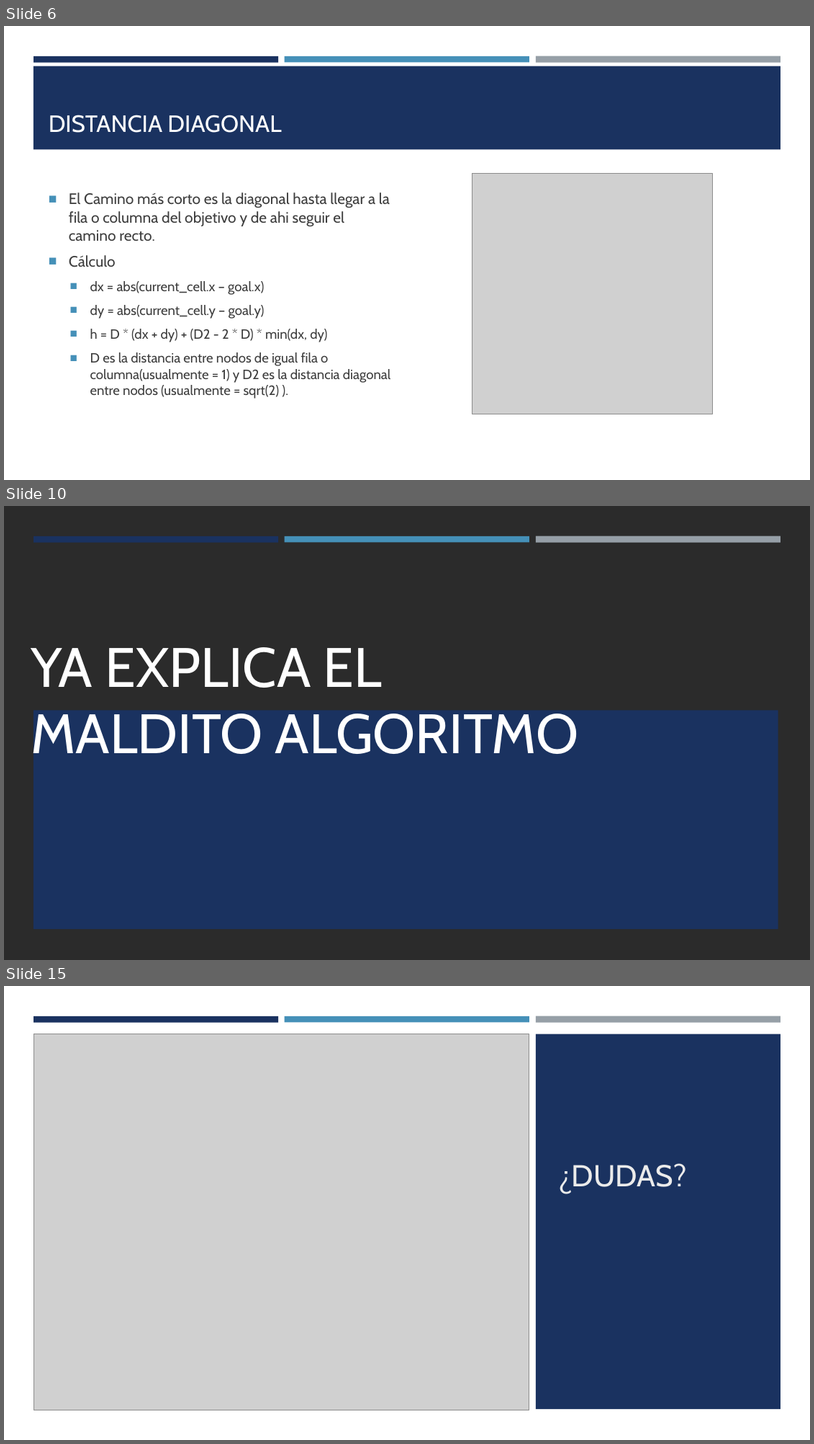
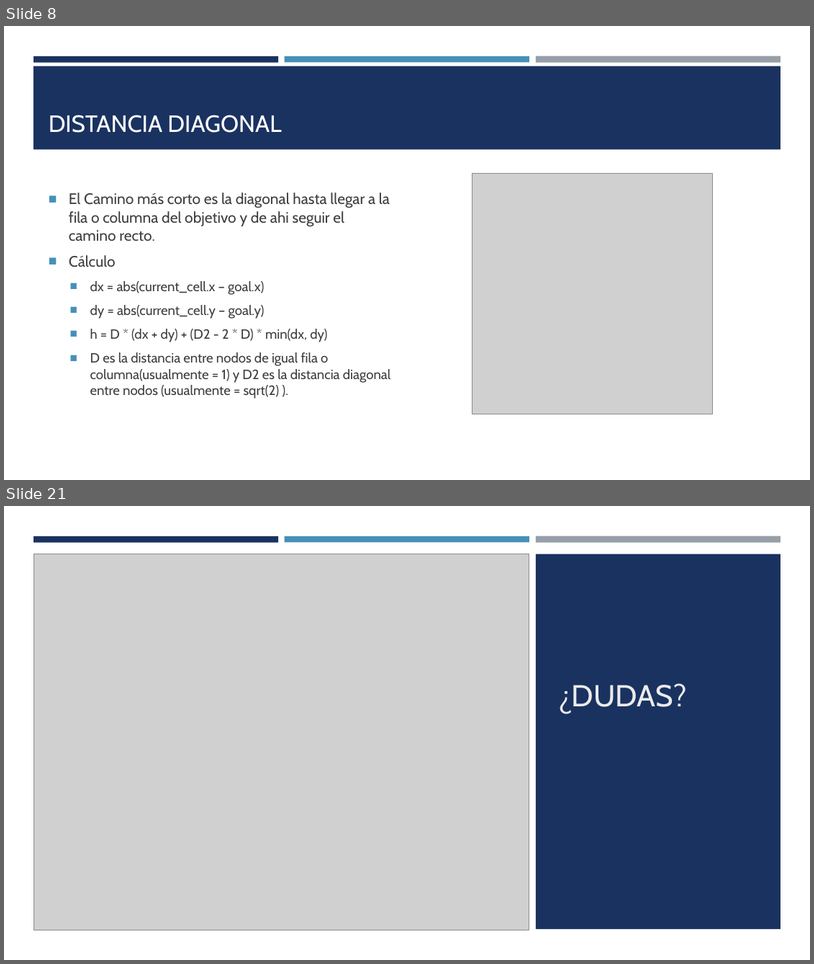
Before and after one commit to Martin-Roberto-lecuona/TP_Algoritmo_GRAFO, a slide deck: presentacion/algoritmo A.pptx. Shown one above the other, each under a label of ours: slides 6, 10 and 15 before the commit, slides 8 and 21 after it; the slides between them are not shown. The pictures are 814x1444 and 814x964 pixels, drawn with LibreOffice and Linux fonts; fonts in the diff are those of the drawing; grey boxes stand for pictures; background and template pictures are left out; a plain dark background stands for a picture behind light text. Boxes give left, top, right and bottom in pixels: in the first picture for what was removed or moved away, otherwise in the second. Text is boxed around its words. In the diff, an @@ line names an element or a change of style, - is before the commit and + after.

```diff
--- a/presentacion/algoritmo A.pptx
+++ b/presentacion/algoritmo A.pptx
@@ slide 10 removed at [4,506,810,960], background picture (left out); not listed: 3 template elements that a slide beside it also shows @@
@@ title removed at [31,647,579,765] @@
-YA EXPLICA EL MALDITO ALGORITMO
@@ rectangle removed at [34,710,779,928] @@
@@ what was slide 6 is now slide 8 @@
@@ what was slide 15 is now slide 21 @@
```
Also in this commit, not shown: 3 slides changed, 12 slides added, 5 other slides removed, 4 other files.
